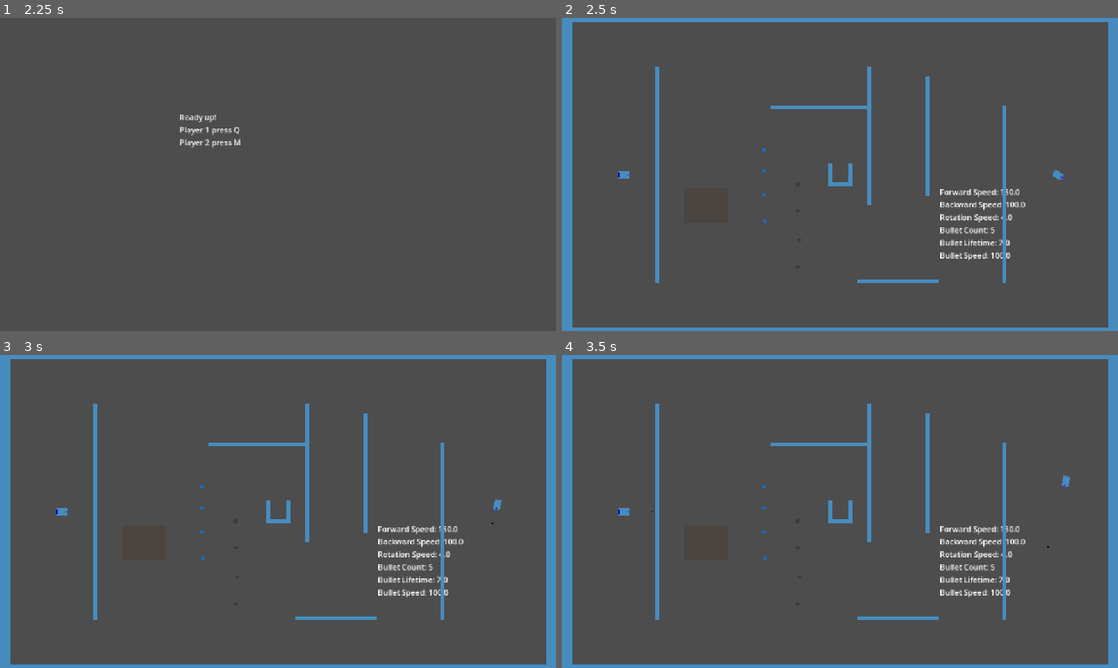
Above: before the commit, frames 1-4 (two rows, left to right).
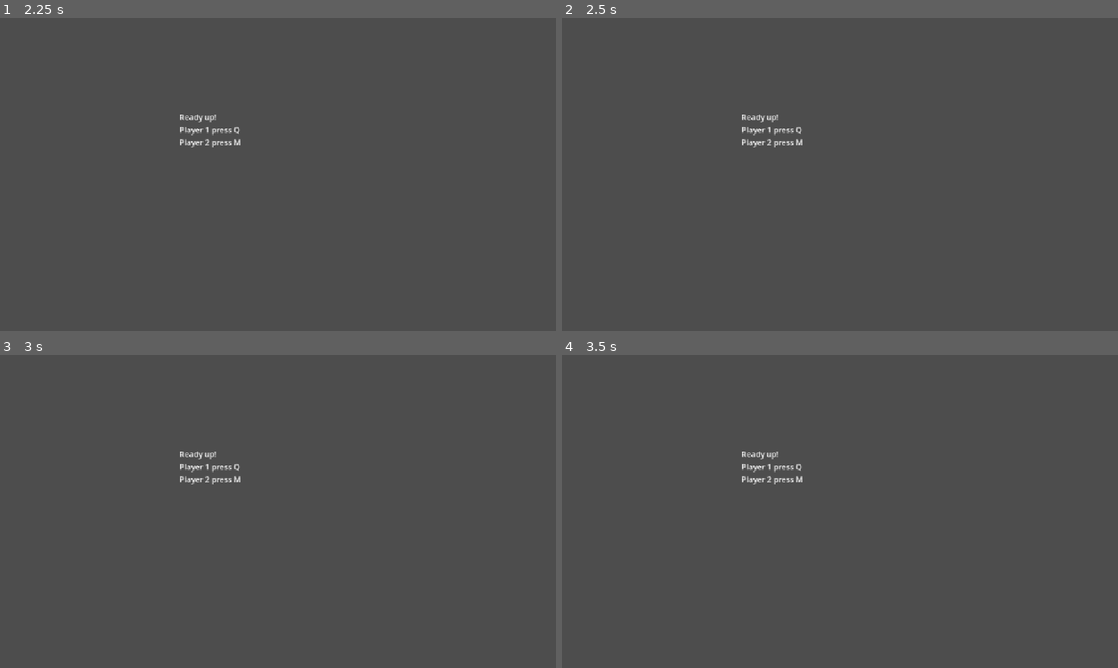
Above: after the commit, the same moments.

Repository: JoeyGiordano/TankTrouble2
Game: Godot game, scene res://game_container/game_container.tscn
The game is run twice, just before and just after one commit, with the same random seed, the same clock (stepped at 60 frames per second) and the same inputs. The engine's default icon, where the game draws it, is replaced by a stand-in: a white triangle on a blue panel in a dark square.
Inputs:
- Up to frame 1 (2.25 s): click "[CutSceneOver]" at 0.5 s; click "Play" at 1.25 s; tap Q (tank1_shoot) at 2 s; hold Right (ui_right) from 2.03 s (still down); hold Q (tank1_shoot) from 2.03 s (still down)
- Up to frame 2 (2.5 s): keep holding Right (ui_right); keep holding Q (tank1_shoot); tap M (tank2_shoot) at 2.3 s
- Up to frame 3 (3 s): release Right (ui_right) at 2.78 s; release Q (tank1_shoot) at 2.78 s; hold Down (ui_down) from 2.78 s (still down); tap M (tank2_shoot) at 2.85 s
- Up to frame 4 (3.5 s): keep holding Down (ui_down); tap Q (tank1_shoot) at 3.05 s

Frame 1 is identical in both runs. In frame 2, 9.3% of the frame differs, in the area x 0-100%, y 0-100%; in frame 3, 9.3%; in frame 4, 9.3%.
Error after the commit: Parse Error: Too few arguments for "begin_round()" call. Expected at least 1 but received 0. (res://game/game_manager.gd:78)

Commit message:
Level Manager Beginnings

Diff:
--- a/game/game_manager.gd
+++ b/game/game_manager.gd
@@ -13,7 +13,7 @@
 @onready var Bullets = $Bullets
 
 var in_game : bool = false
-var score : int
+var score : Vector2 = Vector2.ZERO
 
 func _init():
 	#set up the singleton (not an autoload) (in _init() so that it works when _ready() is called for all other nodes)
@@ -27,7 +27,7 @@
 func players_ready() :
 	#called when the players finish readying up in the ready_up shell_scene
 	#assume two players for now
-	GameContainer.GC.switch_to_scene("test_level_0")
+	GameContainer.GC.switch_to_level("test_level_0")
 	create_players(2)
 	in_game = true
 	player(1).tank_rigidbody.global_position = Vector2(-450,0)
@@ -37,6 +37,7 @@
 ## END OF ROUND/GAME LOGIC
 
 func tank_died() :
+	#makes sure to only call end of round 2.5 seconds after the most recent tank death
 	var tanks_alive : int = alive_players_count()
 	if tanks_alive == 1 :
 		var timer = get_tree().create_timer(2.5)
@@ -53,12 +54,28 @@
 	for child in Bullets.get_children():
 		child.queue_free()
 
-	if player(1).dead && player(2).dead :
-		victory_achieved("draw")
-	elif player(1).dead :
+	#score the round
+	if !player(1).dead && player(2).dead :
+		score.x += 1
+	if !player(1).dead && player(2).dead :
+		score.y += 1
+
+	#check for a winner
+	if score.x == 5 :
+		victory_achieved(1)
+		return
+	if score.y == 5 :
 		victory_achieved(2)
-	elif player(2).dead :
-		victory_achieved(1)
+		return
+
+	#if here, there is no winner, go to the next round
+	next_level()
+
+func next_level() :
+	for tank : Tank in Players.get_children() : tank.end_round()
+	GameContainer.GC.switch_to_level("test_level_" + str(randi_range(0,2)))
+	for tank : Tank in Players.get_children() :
+		tank.begin_round()
 
 func victory_achieved(player_id) :
 	destroy_all_players()
--- /dev/null
+++ b/game/level_manager.gd
@@ -0,0 +1 @@
+extends Node
--- a/game/wall/wall.gd
+++ b/game/wall/wall.gd
@@ -2,18 +2,20 @@
 extends Node2D
 class_name Wall
 
-@export var snap : bool = true
+## DO NOT EDIT THIS SCRIPT (things will break. I think you can extend from it though without issue)
+# A tool script to easily set the posistion of a wall in the Editor
 
 @export var horizontal : bool = false
+@export var color : Color = Color.WHITE
 @export var length : float = 100.0
 @export var width : float = 8.0
-@export var color : Color = Color.WHITE
 
-#Grid Settings
-static var grid_size_ : float = 0
-static var grid_offset_ : Vector2 = Vector2.ZERO
-@export var grid_size : float = 40
-@export var grid_offset : Vector2 = Vector2(20,20)
+#Global Grid Settings
+static var grid_size : float = 40
+static var grid_offset : Vector2 = Vector2(20,20)
+
+@export_category("Grid")
+@export var snap_to_grid : bool = true
 @export var grid_pos : Vector2i = Vector2i.ZERO
 @export var grid_length : int = 1
 
@@ -27,12 +29,9 @@
 func _process(_delta):
 	if Engine.is_editor_hint() :
 		if self in EditorInterface.get_selection().get_selected_nodes() :
-			#recieve and share changes to grid size and offset
-			grid_size_ = grid_size
-			grid_offset_ = grid_offset
 
 			var pos_edited_with_keyboard = false
-			if snap :
+			if snap_to_grid :
 				#respond to key editing
 				if !Input.is_key_pressed(KEY_SHIFT) :
 					if Input.is_action_just_pressed("ui_up") :
@@ -52,8 +51,8 @@
 					if Input.is_action_just_pressed("ui_down") :
 						grid_length -= 1
 						if grid_length < 1 : grid_length = 1
-					if Input.is_action_just_pressed("ui_right") : width += 1.
-					if Input.is_action_just_pressed("ui_left") : width -= 1.
+					if Input.is_action_just_pressed("ui_right") : width += 1
+					if Input.is_action_just_pressed("ui_left") : width -= 1
 				#respond to mouse editing (where it is minus the difference between where the grid says it should be and where it actually should be with offsets, divided by the grid_size gives the grid_pos)
 				if !pos_edited_with_keyboard :
 					if horizontal :
@@ -63,16 +62,13 @@
 						grid_pos.x = round((position.x + grid_offset.x) / grid_size)
 						grid_pos.y = round((position.y + grid_offset.y - grid_size/2) / grid_size)
 
-		#makes sure other nodes grid size and offset export are up to date
-		grid_size = grid_size_
-		grid_offset = grid_offset_
 		set_display()
 
-		if snap :
-			position = Vector2(grid_pos) * grid_size_ - grid_offset_
-			if horizontal : position.x += grid_size_/2
-			else : position.y += grid_size_/2
-			length = grid_length * grid_size_ + width
+		if snap_to_grid :
+			position = Vector2(grid_pos) * grid_size - grid_offset
+			if horizontal : position.x += grid_size/2
+			else : position.y += grid_size/2
+			length = grid_length * grid_size + width
 
 func set_display() :
 	if horizontal :
@@ -83,3 +79,6 @@
 		sprite.scale = Vector2(width, length)
 	sprite.position = Vector2.ZERO
 	sprite.modulate = color
+
+static func get_nearest_center_grid_square_pos(pos : Vector2) :
+	pass
--- a/game_container/game_container.gd
+++ b/game_container/game_container.gd
@@ -19,16 +19,15 @@
 @onready var credits : PackedScene = preload("res://shell_scenes/credits.tscn")
 @onready var ready_up : PackedScene = preload("res://shell_scenes/ready_up/ready_up.tscn")
 @onready var victory : PackedScene = preload("res://shell_scenes/victory.tscn")
-@onready var test_level_0 : PackedScene = preload("res://levels/test_level_0.tscn")
 
+#don't add levels to the scene dict, instead use switch_to_level()
 @onready var scene_dict = {
 	"startup" : startup,
 	"main_menu" : main_menu,
 	"instructions" : instructions,
 	"credits" : credits,
 	"ready_up" : ready_up,
-	"victory" : victory,
-	"test_level_0" : test_level_0
+	"victory" : victory
 }
 
 func _init():
@@ -40,6 +39,9 @@
 	if Input.is_action_pressed("DEBUG_QUIT") : get_tree().quit()
 
 ### SCENE MANAGEMENT ###
+
+func switch_to_level(level_name : String) :
+	switch_active_scene(load("res://levels/" + level_name + ".tscn"))
 
 func switch_to_scene(scene_name : String) :
 	#switch to a scene with the name scene_name
--- /dev/null
+++ b/levels/aaa_level_template.tscn
@@ -0,0 +1,61 @@
+[gd_scene load_steps=2 format=3 uid="uid://ci5lrsralpuxn"]
+
+[ext_resource type="PackedScene" uid="uid://c4p5w7pfj3smp" path="res://game/wall/wall.tscn" id="1_vxfd6"]
+
+[node name="LevelTemplate" type="Node2D"]
+
+[node name="Camera2D" type="Camera2D" parent="."]
+
+[node name="Walls" type="Node2D" parent="."]
+
+[node name="Border" type="Node2D" parent="Walls"]
+
+[node name="Top" parent="Walls/Border" instance=ExtResource("1_vxfd6")]
+position = Vector2(0, -340)
+horizontal = true
+length = 1211.0
+width = 51.0
+grid_pos = Vector2i(0, -8)
+grid_length = 29
+
+[node name="Left" parent="Walls/Border" instance=ExtResource("1_vxfd6")]
+position = Vector2(-580, 0)
+length = 730.0
+width = 50.0
+grid_pos = Vector2i(-14, 0)
+grid_length = 17
+
+[node name="Right" parent="Walls/Border" instance=ExtResource("1_vxfd6")]
+position = Vector2(580, 0)
+length = 730.0
+width = 50.0
+grid_pos = Vector2i(15, 0)
+grid_length = 17
+
+[node name="Bottom" parent="Walls/Border" instance=ExtResource("1_vxfd6")]
+position = Vector2(40, 340)
+horizontal = true
+length = 1210.0
+width = 50.0
+grid_pos = Vector2i(1, 9)
+grid_length = 29
+
+[node name="Wall" parent="Walls" instance=ExtResource("1_vxfd6")]
+position = Vector2(-380, 0)
+length = 208.0
+grid_pos = Vector2i(-9, 0)
+grid_length = 5
+
+[node name="Wall2" parent="Walls" instance=ExtResource("1_vxfd6")]
+position = Vector2(420, 0)
+length = 328.0
+grid_pos = Vector2i(11, 0)
+grid_length = 8
+
+[node name="StartingPositions" type="Node2D" parent="."]
+
+[node name="Node2D" type="Node2D" parent="StartingPositions"]
+position = Vector2(-473, 0)
+
+[node name="Node2D2" type="Node2D" parent="StartingPositions"]
+position = Vector2(490, 0)
--- a/levels/test_level_0.tscn
+++ b/levels/test_level_0.tscn
@@ -1,5 +1,6 @@
-[gd_scene load_steps=6 format=3 uid="uid://dsd7gwwl4lle0"]
+[gd_scene load_steps=7 format=3 uid="uid://dsd7gwwl4lle0"]
 
+[ext_resource type="Script" uid="uid://5kwgnpicdiel" path="res://game/level_manager.gd" id="1_g3xp3"]
 [ext_resource type="PackedScene" uid="uid://c4p5w7pfj3smp" path="res://game/wall/wall.tscn" id="1_o3gri"]
 [ext_resource type="PackedScene" uid="uid://bojycccxpxfms" path="res://game/item/item.tscn" id="2_gtf01"]
 [ext_resource type="Resource" uid="uid://b8ve24bo453do" path="res://game/item/items/item1.tres" id="3_ao06l"]
@@ -7,6 +8,7 @@
 [ext_resource type="PackedScene" uid="uid://okbp1o6c0twy" path="res://game/effect_area/effect_area.tscn" id="5_aw1bw"]
 
 [node name="TestLevel0" type="Node"]
+script = ExtResource("1_g3xp3")
 
 [node name="Camera2D" type="Camera2D" parent="."]
 
@@ -17,8 +19,8 @@
 [node name="Wall" parent="Walls/Border" instance=ExtResource("1_o3gri")]
 position = Vector2(0, -340)
 horizontal = true
-length = 1210.0
-width = 50.0
+length = 1211.0
+width = 51.0
 grid_pos = Vector2i(0, -8)
 grid_length = 29
 
@@ -45,59 +47,56 @@
 grid_length = 29
 
 [node name="Wall" parent="Walls" instance=ExtResource("1_o3gri")]
-position = Vector2(-40, -140)
+position = Vector2(0, 220)
 horizontal = true
 length = 208.0
-grid_pos = Vector2i(-1, -3)
+grid_pos = Vector2i(0, 6)
 grid_length = 5
 
 [node name="Wall2" parent="Walls" instance=ExtResource("1_o3gri")]
-position = Vector2(60, -80)
+position = Vector2(380, 80)
 length = 288.0
-grid_pos = Vector2i(2, -2)
+grid_pos = Vector2i(10, 2)
 grid_length = 7
 
 [node name="Wall3" parent="Walls" instance=ExtResource("1_o3gri")]
-position = Vector2(180, -80)
+position = Vector2(-380, 0)
 length = 248.0
-grid_pos = Vector2i(5, -2)
+grid_pos = Vector2i(-9, 0)
 grid_length = 6
 
 [node name="Wall4" parent="Walls" instance=ExtResource("1_o3gri")]
-position = Vector2(-20, 0)
-length = 48.0
-
-[node name="Wall5" parent="Walls" instance=ExtResource("1_o3gri")]
 position = Vector2(20, 0)
 length = 48.0
 grid_pos = Vector2i(1, 0)
 
+[node name="Wall5" parent="Walls" instance=ExtResource("1_o3gri")]
+position = Vector2(-20, 0)
+length = 48.0
+
 [node name="Wall6" parent="Walls" instance=ExtResource("1_o3gri")]
-position = Vector2(0, 20)
+position = Vector2(0, -20)
 horizontal = true
 length = 48.0
-grid_pos = Vector2i(0, 1)
 
 [node name="Wall7" parent="Walls" instance=ExtResource("1_o3gri")]
-position = Vector2(120, 220)
+position = Vector2(0, -140)
 horizontal = true
 length = 168.0
-grid_pos = Vector2i(3, 6)
+grid_pos = Vector2i(0, -3)
 grid_length = 4
 
 [node name="Wall8" parent="Walls" instance=ExtResource("1_o3gri")]
-position = Vector2(-380, 0)
+position = Vector2(300, 0)
 length = 448.0
-grid_pos = Vector2i(-9, 0)
+grid_pos = Vector2i(8, 0)
 grid_length = 11
 
 [node name="Wall9" parent="Walls" instance=ExtResource("1_o3gri")]
-position = Vector2(340, 40)
+position = Vector2(180, 0)
 length = 368.0
-grid_pos = Vector2i(9, 1)
+grid_pos = Vector2i(5, 0)
 grid_length = 9
-
-[node name="Bullets" type="Node" parent="."]
 
 [node name="Item1s" type="Node2D" parent="."]
 position = Vector2(-202, -120)
--- /dev/null
+++ b/levels/test_level_1.tscn
@@ -0,0 +1,58 @@
+[gd_scene load_steps=3 format=3 uid="uid://bodgu2jrmx8ps"]
+
+[ext_resource type="Script" uid="uid://5kwgnpicdiel" path="res://game/level_manager.gd" id="1_84ig8"]
+[ext_resource type="PackedScene" uid="uid://c4p5w7pfj3smp" path="res://game/wall/wall.tscn" id="1_hri27"]
+
+[node name="TestLevel1" type="Node"]
+script = ExtResource("1_84ig8")
+
+[node name="Camera2D" type="Camera2D" parent="."]
+
+[node name="Walls" type="Node2D" parent="."]
+
+[node name="Border" type="Node2D" parent="Walls"]
+
+[node name="Wall" parent="Walls/Border" instance=ExtResource("1_hri27")]
+position = Vector2(0, -340)
+horizontal = true
+length = 1211.0
+width = 51.0
+grid_pos = Vector2i(0, -8)
+grid_length = 29
+
+[node name="Wall2" parent="Walls/Border" instance=ExtResource("1_hri27")]
+position = Vector2(-580, 0)
+length = 730.0
+width = 50.0
+grid_pos = Vector2i(-14, 0)
+grid_length = 17
+
+[node name="Wall3" parent="Walls/Border" instance=ExtResource("1_hri27")]
+position = Vector2(580, 0)
+length = 730.0
+width = 50.0
+grid_pos = Vector2i(15, 0)
+grid_length = 17
+
+[node name="Wall7" parent="Walls/Border" instance=ExtResource("1_hri27")]
+position = Vector2(0, 340)
+horizontal = true
+length = 1210.0
+width = 50.0
+grid_pos = Vector2i(0, 9)
+grid_length = 29
+
+[node name="Wall" parent="Walls" instance=ExtResource("1_hri27")]
+position = Vector2(-60, -160)
+length = 48.0
+grid_pos = Vector2i(-1, -4)
+
+[node name="Wall2" parent="Walls" instance=ExtResource("1_hri27")]
+position = Vector2(-300, -160)
+length = 48.0
+grid_pos = Vector2i(-7, -4)
+
+[node name="Wall3" parent="Walls" instance=ExtResource("1_hri27")]
+position = Vector2(220, -80)
+length = 48.0
+grid_pos = Vector2i(6, -2)
--- /dev/null
+++ b/levels/test_level_2.tscn
@@ -0,0 +1,59 @@
+[gd_scene load_steps=3 format=3 uid="uid://dtefbfue0nrjs"]
+
+[ext_resource type="PackedScene" uid="uid://c4p5w7pfj3smp" path="res://game/wall/wall.tscn" id="1_53yng"]
+[ext_resource type="Script" uid="uid://5kwgnpicdiel" path="res://game/level_manager.gd" id="1_djtih"]
+
+[node name="TestLevel1" type="Node"]
+script = ExtResource("1_djtih")
+
+[node name="Camera2D" type="Camera2D" parent="."]
+
+[node name="Walls" type="Node2D" parent="."]
+
+[node name="Border" type="Node2D" parent="Walls"]
+
+[node name="Wall" parent="Walls/Border" instance=ExtResource("1_53yng")]
+position = Vector2(0, -340)
+horizontal = true
+length = 1211.0
+width = 51.0
+grid_pos = Vector2i(0, -8)
+grid_length = 29
+
+[node name="Wall2" parent="Walls/Border" instance=ExtResource("1_53yng")]
+position = Vector2(-580, 0)
+length = 730.0
+width = 50.0
+grid_pos = Vector2i(-14, 0)
+grid_length = 17
+
+[node name="Wall3" parent="Walls/Border" instance=ExtResource("1_53yng")]
+position = Vector2(580, 0)
+length = 730.0
+width = 50.0
+grid_pos = Vector2i(15, 0)
+grid_length = 17
+
+[node name="Wall7" parent="Walls/Border" instance=ExtResource("1_53yng")]
+position = Vector2(0, 340)
+horizontal = true
+length = 1210.0
+width = 50.0
+grid_pos = Vector2i(0, 9)
+grid_length = 29
+
+[node name="Wall" parent="Walls" instance=ExtResource("1_53yng")]
+position = Vector2(-60, -160)
+length = 48.0
+grid_pos = Vector2i(-1, -4)
+
+[node name="Wall2" parent="Walls" instance=ExtResource("1_53yng")]
+position = Vector2(-300, 200)
+length = 48.0
+grid_pos = Vector2i(-7, 5)
+
+[node name="Wall3" parent="Walls" instance=ExtResource("1_53yng")]
+position = Vector2(380, 1320)
+length = 88.0
+grid_pos = Vector2i(10, 33)
+grid_length = 2
Not shown, added: game/level_manager.gd.uid
